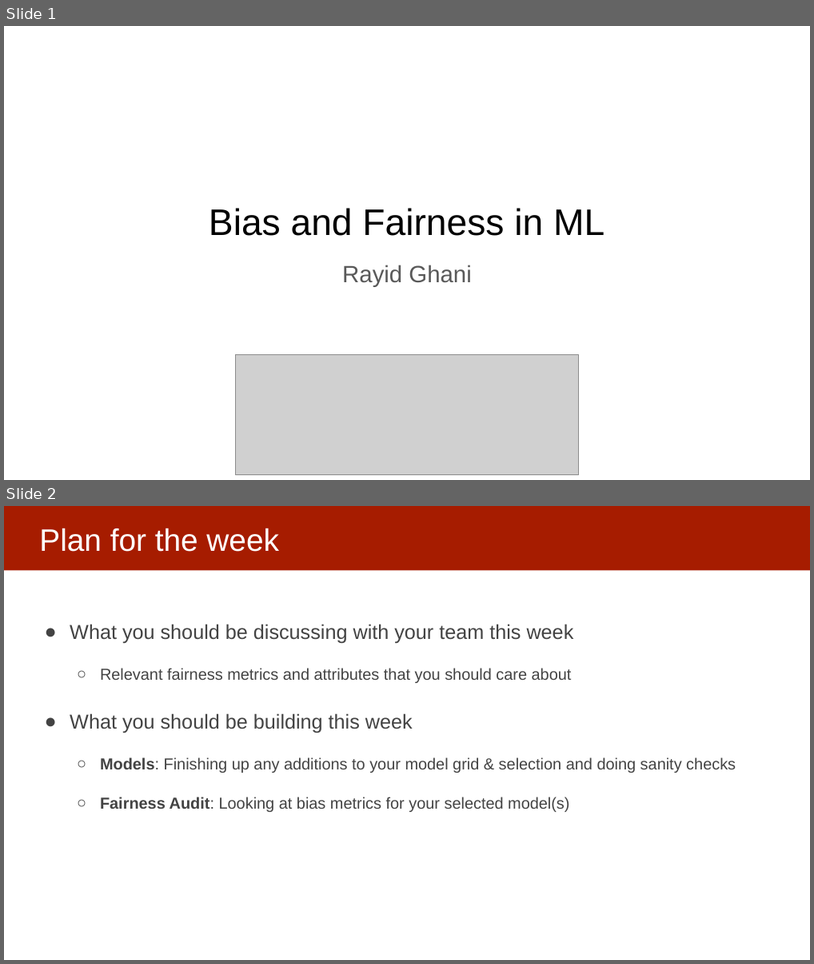
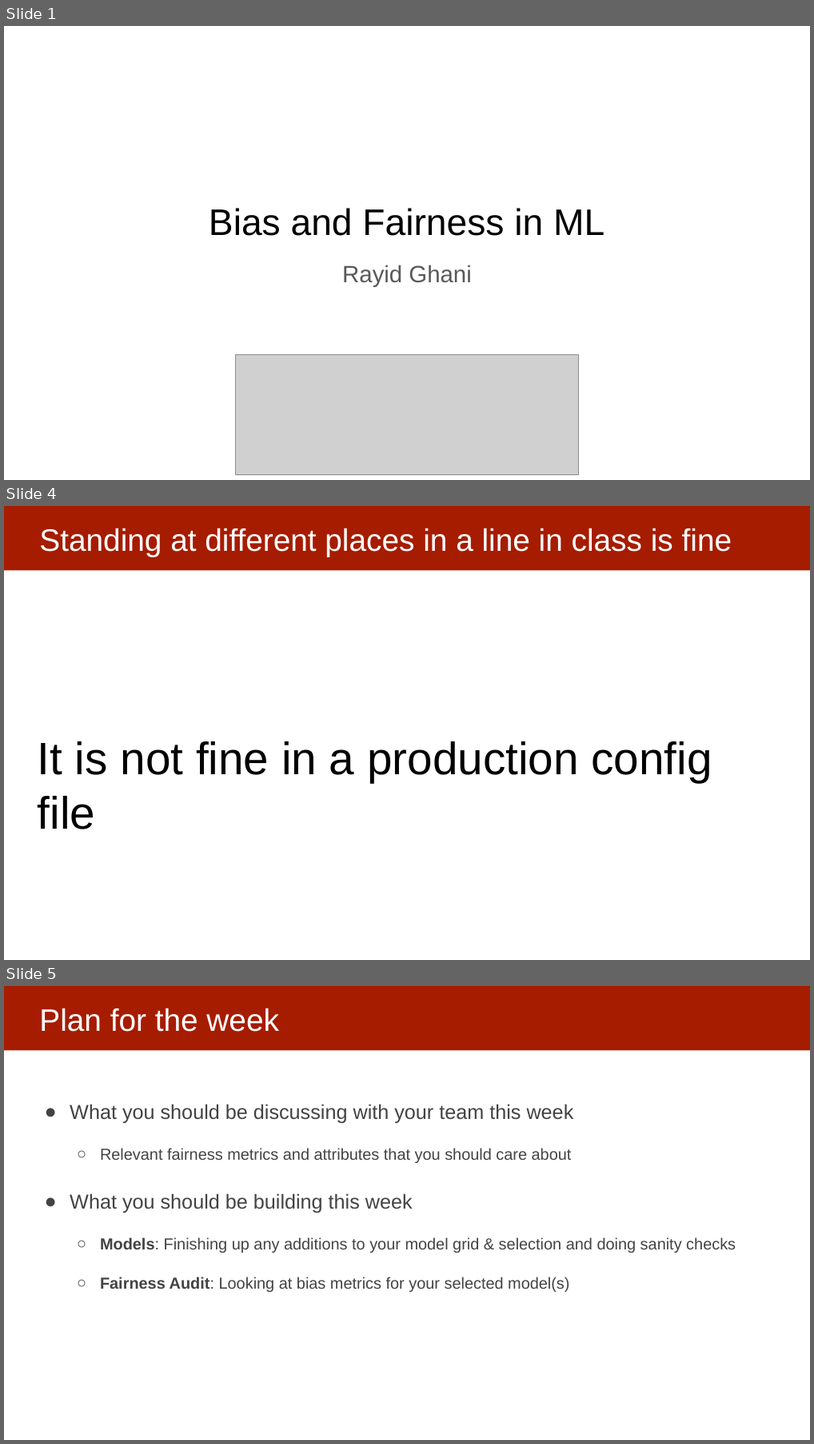
Before and after one commit to dssg/mlforpublicpolicylab, a slide deck: Lectures/18-ethics-bias-fairness-part-1.pptx. Shown one above the other, each under a label of ours: slides 1 and 2 before the commit, slides 1, 4 and 5 after it; the slides between them are not shown. The pictures are 814x964 and 814x1444 pixels, drawn with LibreOffice and Linux fonts; fonts in the diff are those of the drawing; grey boxes stand for pictures. Boxes give left, top, right and bottom in pixels: in the first picture for what was removed or moved away, otherwise in the second. Text is boxed around its words. In the diff, an @@ line names an element or a change of style, - is before the commit and + after.

```diff
--- a/Lectures/18-ethics-bias-fairness-part-1.pptx
+++ b/Lectures/18-ethics-bias-fairness-part-1.pptx
@@ slide 4 added at bbox=[4, 506, 810, 960], background #FFFFFF; not listed: 1 template element that a slide beside it also shows @@
@@ title added at bbox=[39, 528, 733, 556], 37 pt, text #FFFFFF @@
+Standing at different places in a line in class is fine
@@ text added at bbox=[38, 741, 712, 829], 54 pt, text #000000 @@
+It is not fine in a production config file
@@ what was slide 2 is now slide 5 @@
```
Also in this commit, not shown: 1 slide changed, 2 other slides added, 3 other files.
